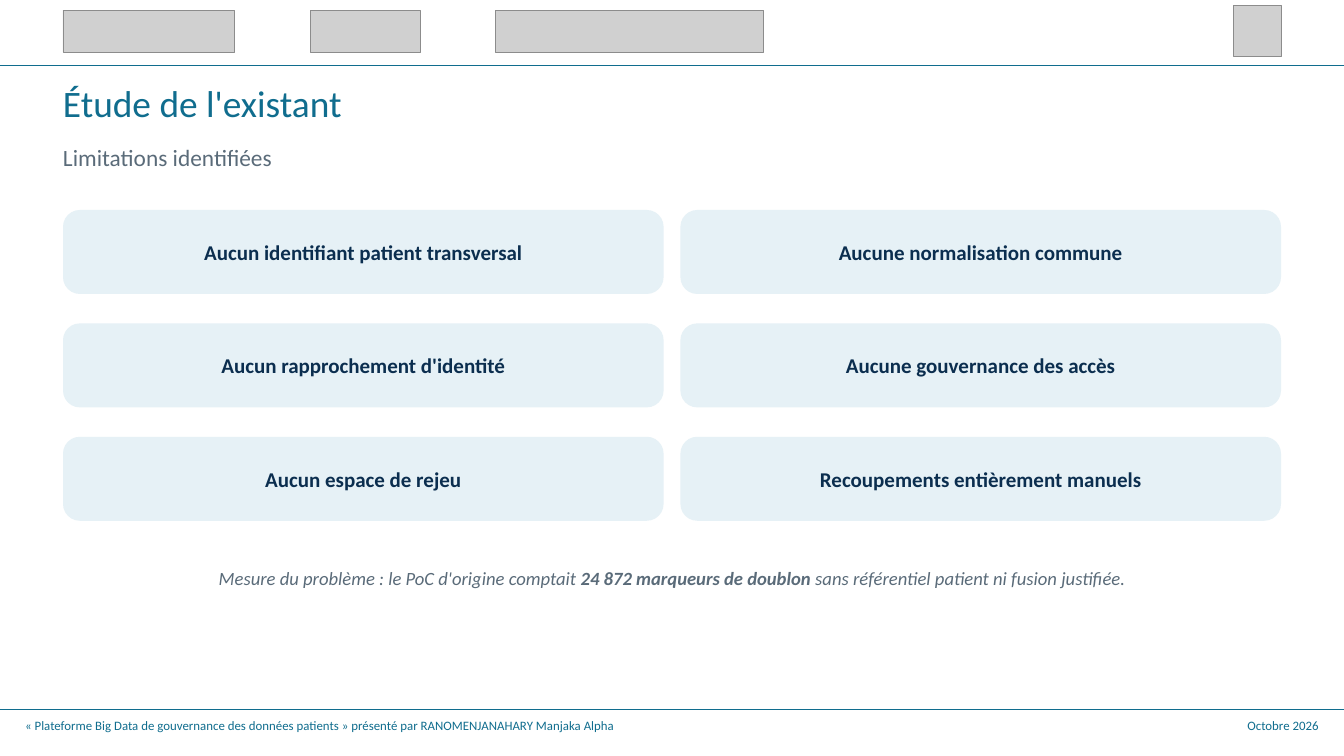
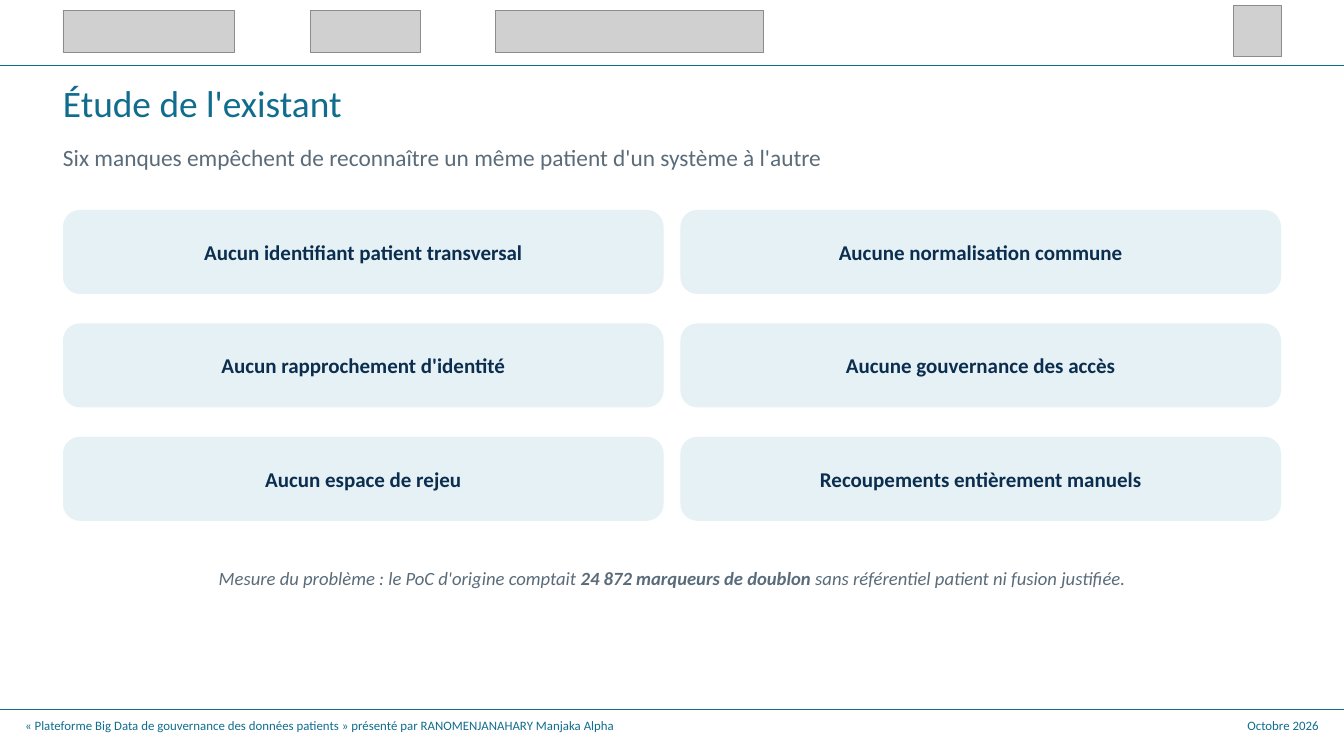
Before and after one commit to Alphamanjaka/test-big-data, a slide deck: slide 12 of documents/slide_soutenance/V2soutenance_m2_mmt_alpha.pptx. Drawn at 1344x756 pixels with LibreOffice and Linux fonts; fonts in the diff are those of the drawing; grey boxes stand for pictures. Boxes give left, top, right and bottom in pixels: in the first picture for what was removed or moved away, otherwise in the second. Text is boxed around its words. In the diff, an @@ line names an element or a change of style, - is before the commit and + after.

```diff
--- a/documents/slide_soutenance/V2soutenance_m2_mmt_alpha.pptx
+++ b/documents/slide_soutenance/V2soutenance_m2_mmt_alpha.pptx
@@ text at (63, 150, 821, 170): text changed @@
-Limitations identifiées
+Six manques empêchent de reconnaître un même patient d'un système à l'autre
```
Also in this commit, not shown: 10 other slides changed, 24 other files.
